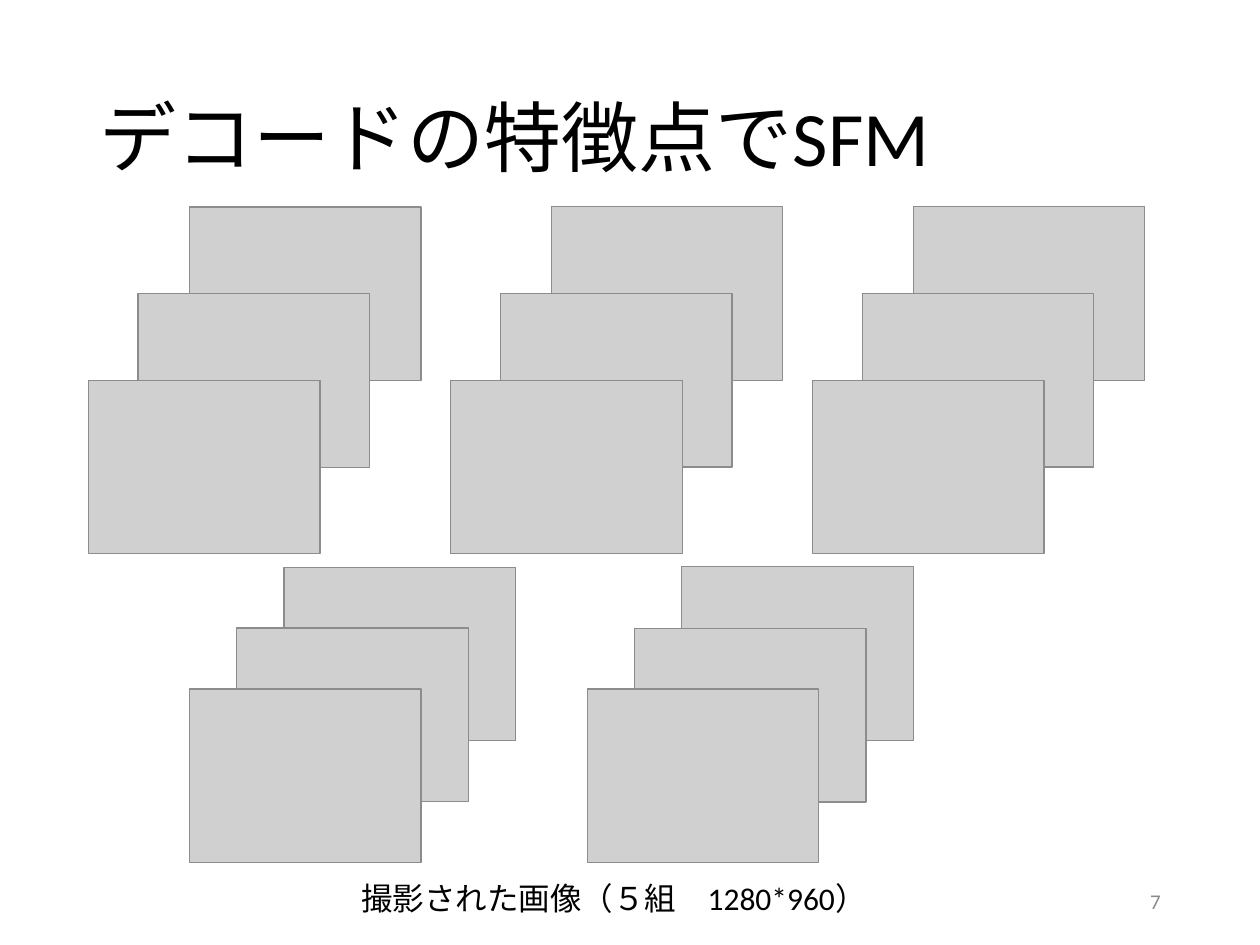
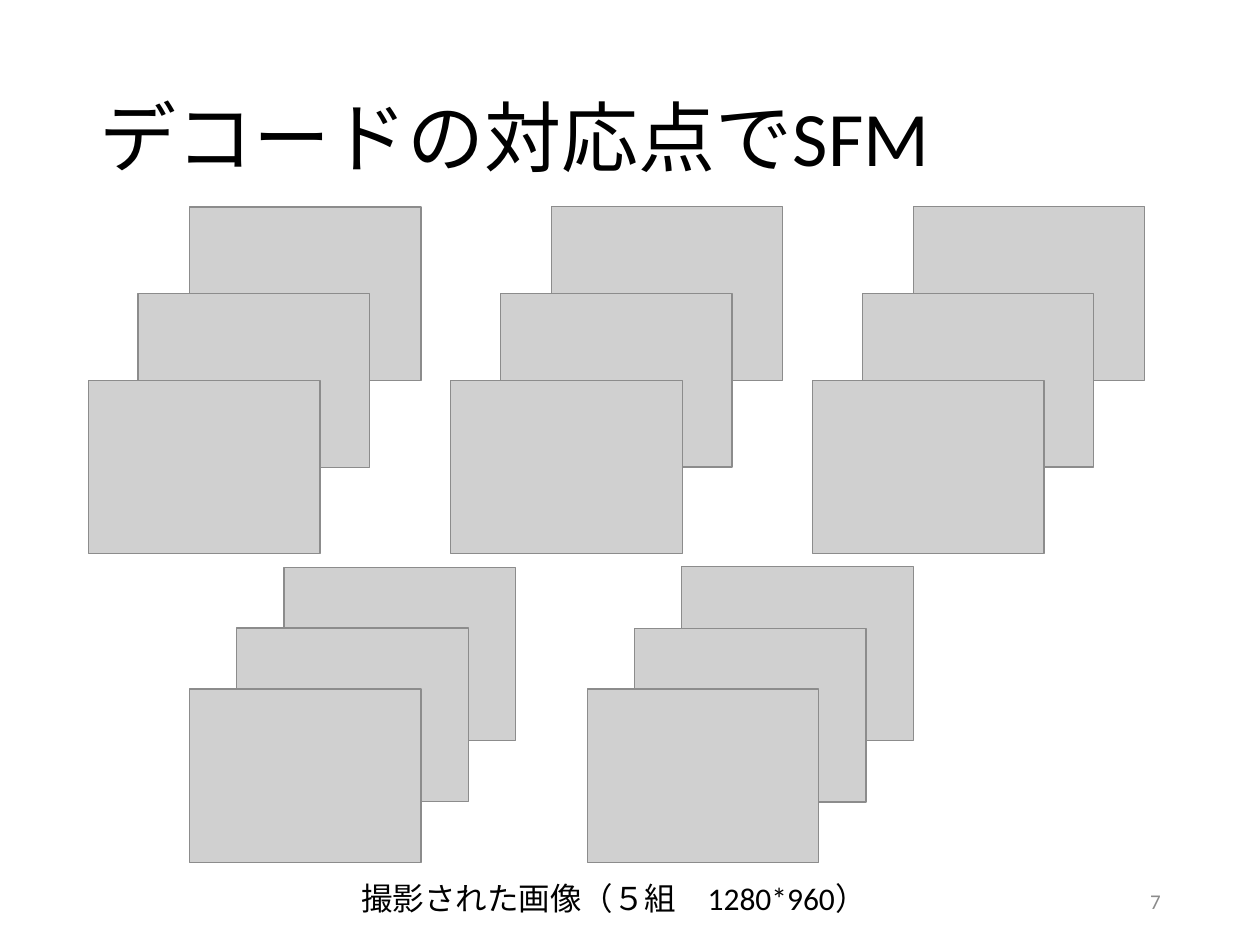
Before and after one commit to GrayMask/3dSurface2, a slide deck: slide 7 of report/report 李淳雨20170220.pptx. Drawn at 1260x945 pixels with LibreOffice and Linux fonts; fonts in the diff are those of the drawing; grey boxes stand for pictures. Boxes give left, top, right and bottom in pixels: in the first picture for what was removed or moved away, otherwise in the second. Text is boxed around its words. In the diff, an @@ line names an element or a change of style, - is before the commit and + after.

```diff
--- a/report/report 李淳雨20170220.pptx
+++ b/report/report 李淳雨20170220.pptx
@@ title at (99,100,929,172): text changed @@
-デコードの特徴点でSFM
+デコードの対応点でSFM
```
Also in this commit, not shown: 3 other slides changed.
